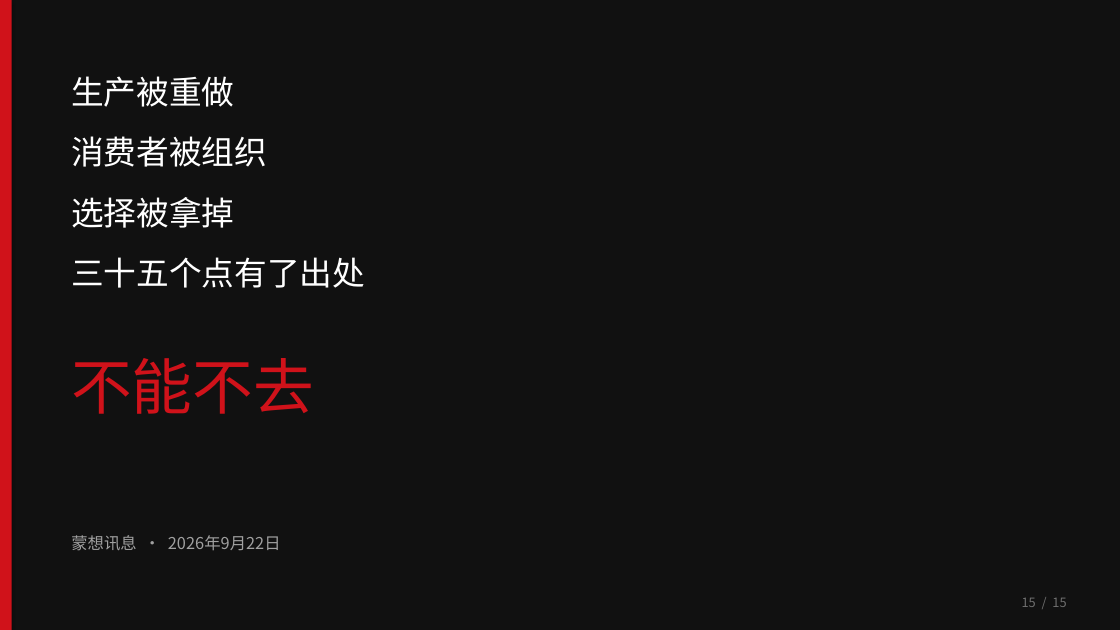
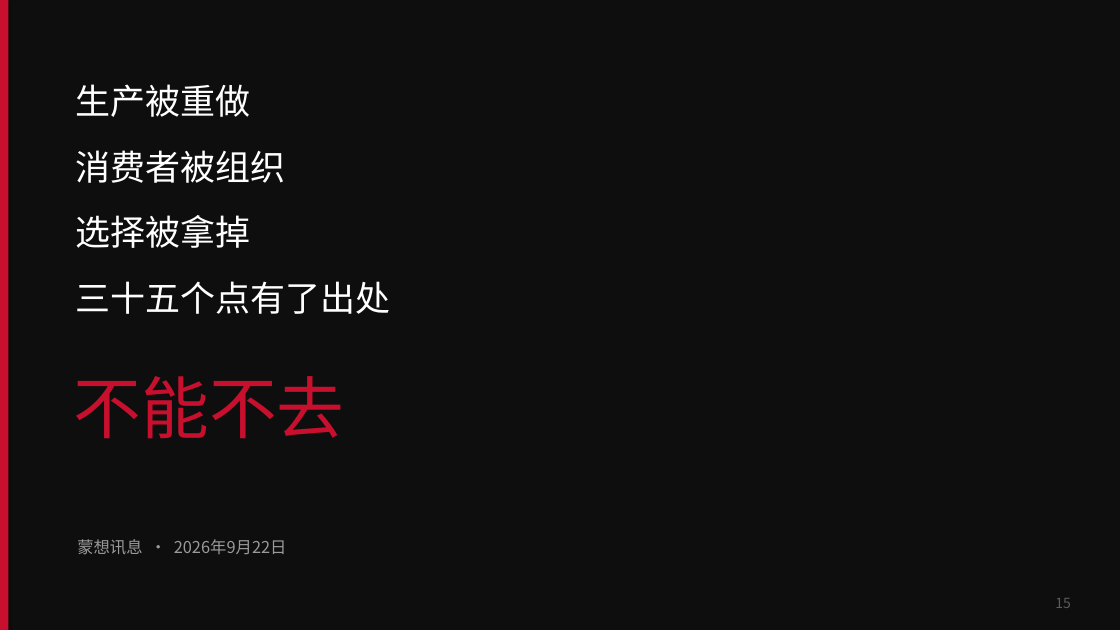
Before and after one commit to headshot9999/xiaoyi, a slide deck: slide 15 of 艾多美何以成为100兆韩元企业.pptx. Drawn at 1120x630 pixels with LibreOffice and Linux fonts; fonts in the diff are those of the drawing. Boxes give left, top, right and bottom in pixels: in the first picture for what was removed or moved away, otherwise in the second. Text is boxed around its words. In the diff, an @@ line names an element or a change of style, - is before the commit and + after.

```diff
--- a/艾多美何以成为100兆韩元企业.pptx
+++ b/艾多美何以成为100兆韩元企业.pptx
@@ background #111111 to #0E0E0E @@
@@ rectangle resized from (x1=0, y1=0, x2=12, y2=630) to (x1=0, y1=0, x2=8, y2=630) @@
@@ rectangle at (x1=0, y1=0, x2=8, y2=630): fill #D0121A to #C8102E @@
@@ text "生产被重做" moved from (x1=71, y1=76, x2=234, y2=107) to (x1=76, y1=84, x2=251, y2=117) @@
@@ text "消费者被组织" moved from (x1=71, y1=136, x2=267, y2=167) to (x1=76, y1=150, x2=286, y2=183) @@
@@ text "选择被拿掉" moved from (x1=71, y1=197, x2=234, y2=228) to (x1=76, y1=215, x2=251, y2=248) @@
@@ size 28 to 30 pt in 4 elements at (x1=76, y1=84, x2=251, y2=117), (x1=76, y1=150, x2=286, y2=183), (x1=76, y1=215, x2=251, y2=248), (x1=76, y1=281, x2=391, y2=314) @@
@@ text "三十五个点有了出处" moved from (x1=71, y1=257, x2=365, y2=288) to (x1=76, y1=281, x2=391, y2=314) @@
@@ text "不能不去" moved from (x1=71, y1=358, x2=313, y2=414) to (x1=74, y1=376, x2=344, y2=439) @@
@@ text "不能不去" at (x1=74, y1=376, x2=344, y2=439): size 52 to 58 pt, text colour #D0121A to #C8102E @@
@@ text "蒙想讯息 · 2026年9月22日" at (x1=77, y1=539, x2=287, y2=555): text colour #A0A0A0 to #9A9A9A @@
@@ text at (x1=1055, y1=598, x2=1071, y2=608): text changed; size 11 to 12 pt; text colour #6E6E6E to #5C5C5C @@
-15 / 15
+15
```
Also in this commit, not shown: 14 other slides changed, 2 other files.
